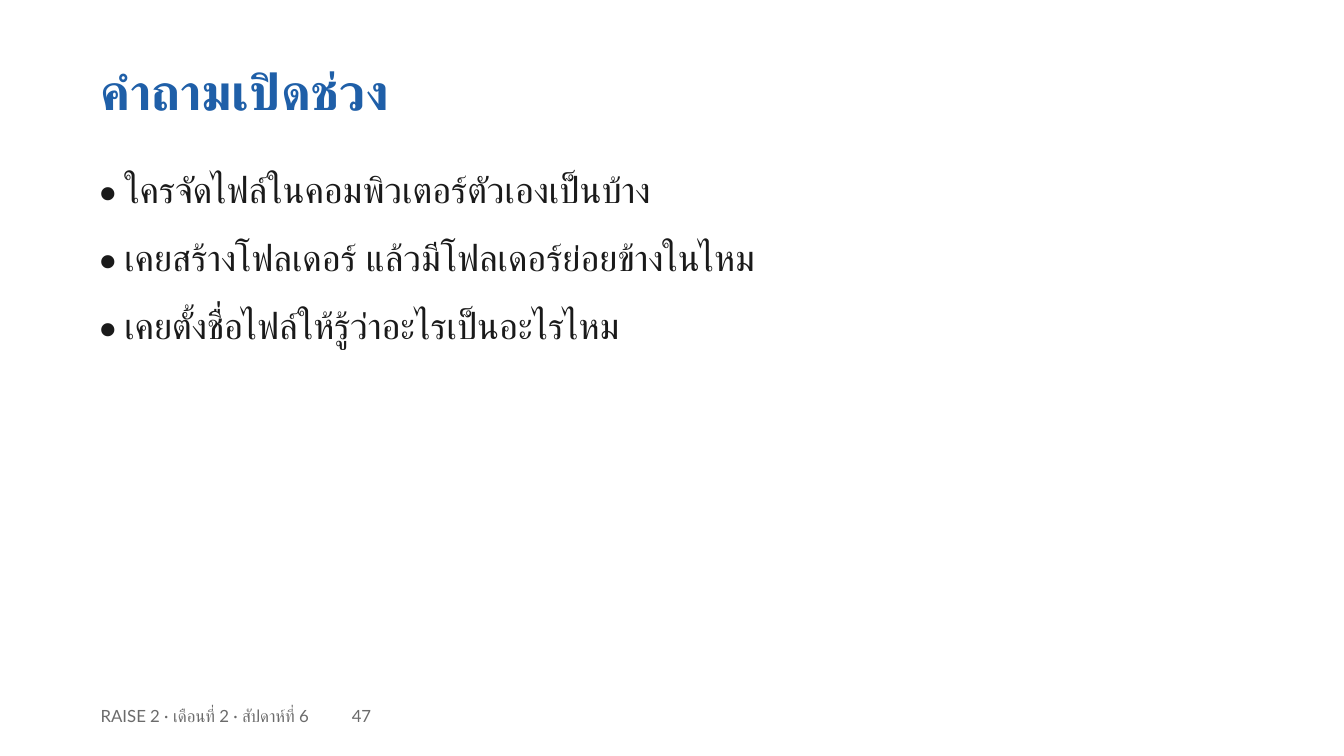
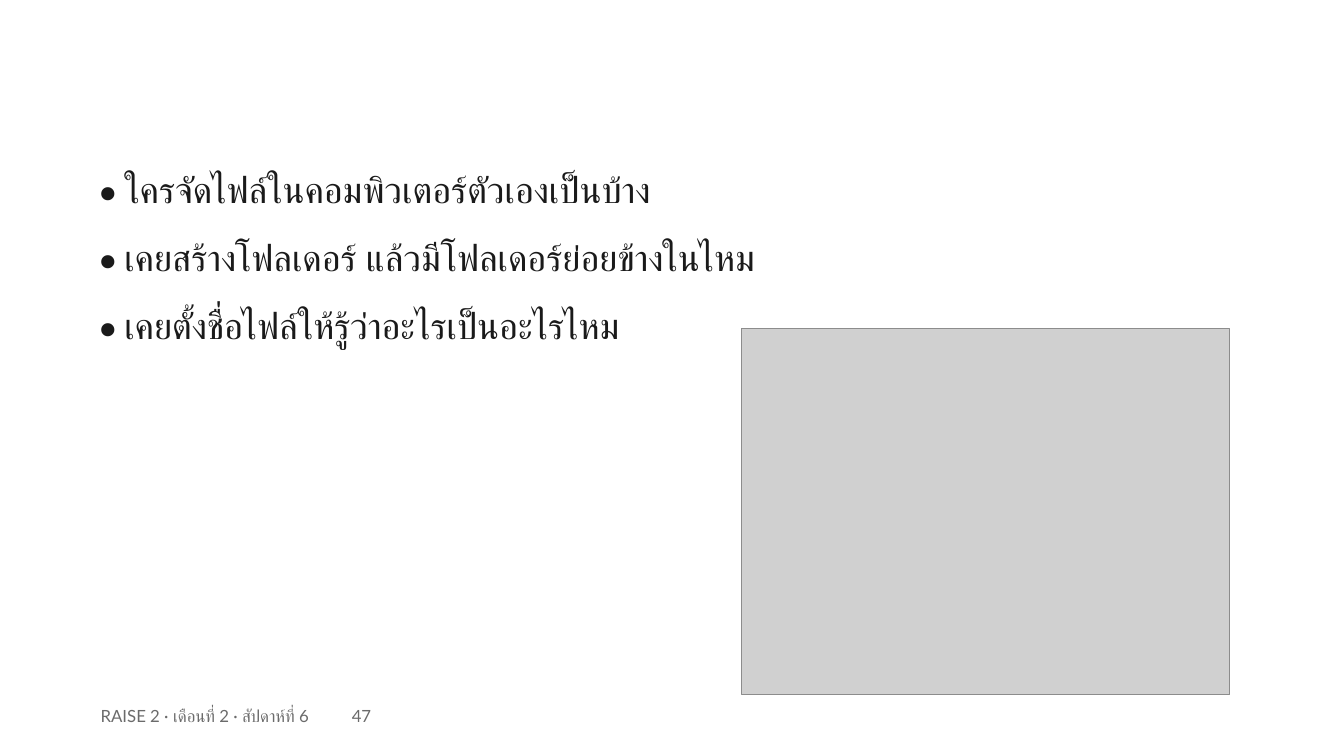
Before and after one commit to cnacha-mfu/raise2-module2, a slide deck: slide 58 of materials/week6/w6-slides.pptx (slide 47 before the commit). Drawn at 1344x756 pixels with LibreOffice and Linux fonts; fonts in the diff are those of the drawing; grey boxes stand for pictures. Boxes give left, top, right and bottom in pixels: in the first picture for what was removed or moved away, otherwise in the second. Text is boxed around its words. In the diff, an @@ line names an element or a change of style, - is before the commit and + after.

```diff
--- a/materials/week6/w6-slides.pptx
+++ b/materials/week6/w6-slides.pptx
@@ text removed at (101, 71, 389, 111) @@
-คำถามเปิดช่วง
@@ picture added at (742, 329, 1230, 695) @@
```
Also in this commit, not shown: 15 other slides changed, 3 slides added, 2 other files.
